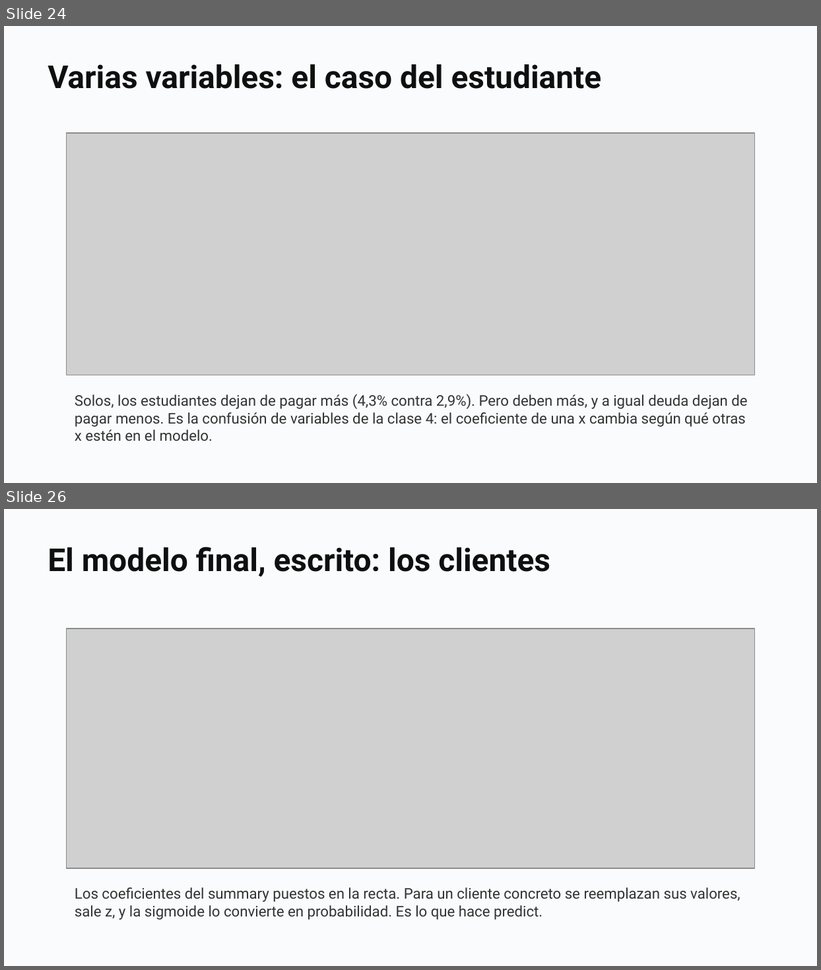
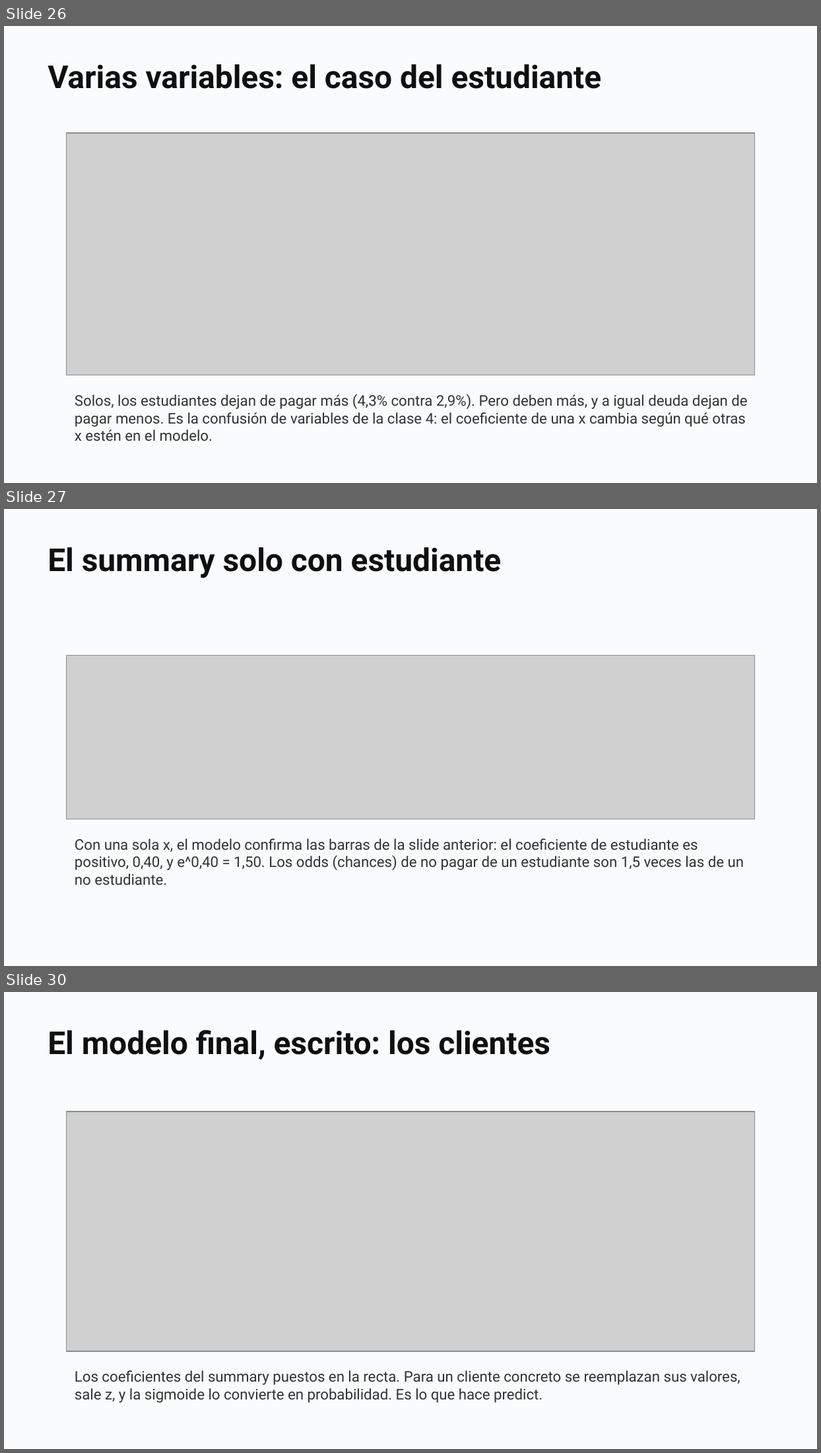
Before and after one commit to daniopitz/diplomado-cdd, a slide deck: presentaciones/clase06_regresion_logistica.pptx. Shown one above the other, each under a label of ours: slides 24 and 26 before the commit, slides 26, 27 and 30 after it; the slides between them are not shown. The pictures are 821x970 and 821x1453 pixels, drawn with LibreOffice and Linux fonts; fonts in the diff are those of the drawing; grey boxes stand for pictures. Boxes give left, top, right and bottom in pixels: in the first picture for what was removed or moved away, otherwise in the second. Text is boxed around its words. In the diff, an @@ line names an element or a change of style, - is before the commit and + after.

```diff
--- a/presentaciones/clase06_regresion_logistica.pptx
+++ b/presentaciones/clase06_regresion_logistica.pptx
@@ slide 27 added at bbox=[4, 509, 817, 966], background #FFFFFF @@
@@ rectangle added at bbox=[4, 509, 817, 966], fill #FAFBFC @@
@@ text added at bbox=[48, 547, 502, 578], 28 pt, text #0F0F0F, bold @@
+El summary solo con estudiante
@@ picture added at bbox=[66, 656, 754, 819] @@
@@ text added at bbox=[75, 838, 745, 885], 13 pt, text #333333 @@
+Con una sola x, el modelo confirma las barras de la slide anterior: el coeficiente de estudiante es positivo, 0,40, y e^0,40 = 1,50. Los odds (chances) de no pagar de un estudiante son 1,5 veces las de un no estudiante.
@@ what was slide 24 is now slide 26 @@
@@ what was slide 26 is now slide 30 @@
```
Also in this commit, not shown: 3 slides changed, 4 other slides added, 1 other file.
